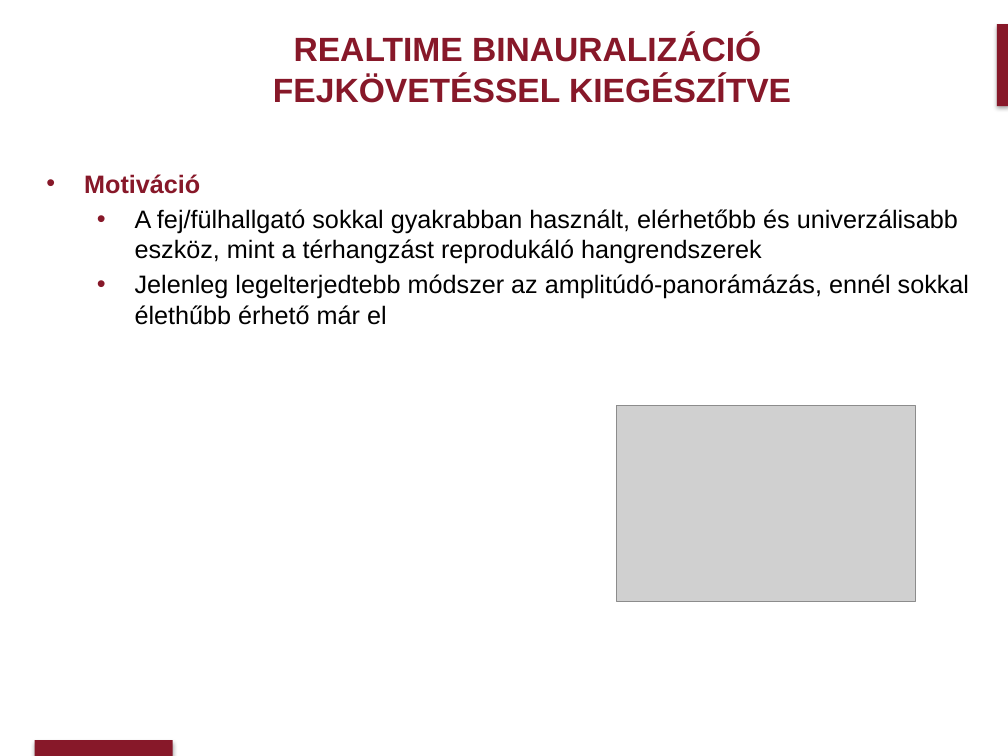
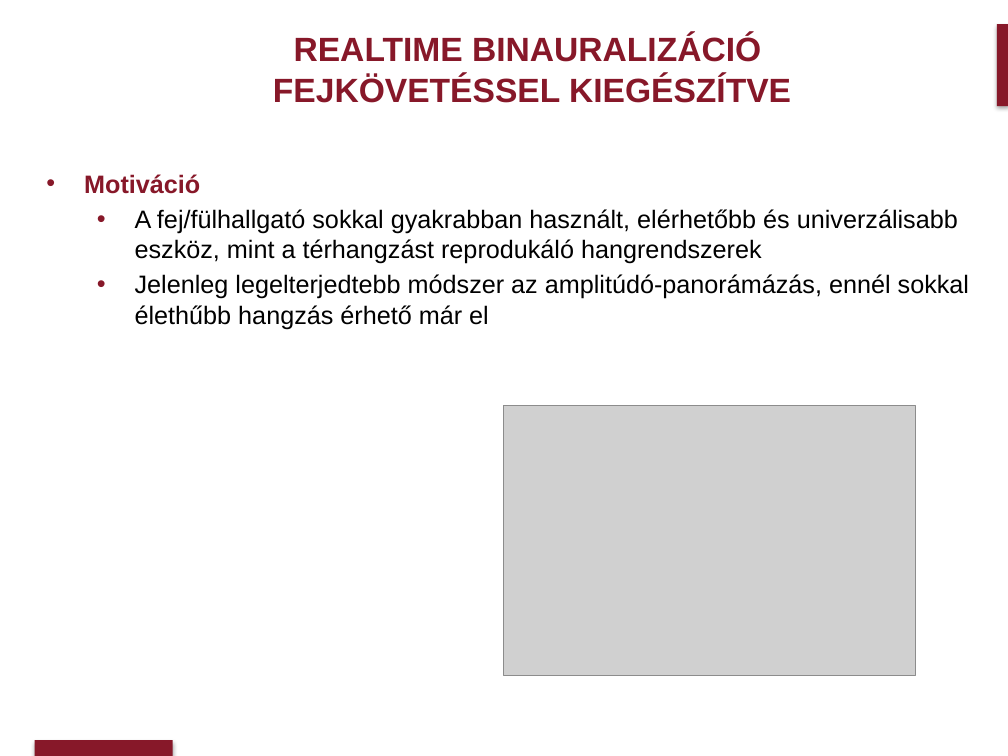
Before and after one commit to gfirtha/CSM_room_simulator, a slide deck: slide 2 of Önlab_2_prezentáció_Csepreghy_Márton.pptx. Drawn at 1008x756 pixels with LibreOffice and Linux fonts; fonts in the diff are those of the drawing; grey boxes stand for pictures; background and template pictures are left out. Boxes give left, top, right and bottom in pixels: in the first picture for what was removed or moved away, otherwise in the second. Text is boxed around its words. In the diff, an @@ line names an element or a change of style, - is before the commit and + after.

```diff
--- a/Önlab_2_prezentáció_Csepreghy_Márton.pptx
+++ b/Önlab_2_prezentáció_Csepreghy_Márton.pptx
@@ text at [135, 274, 969, 329]: text changed @@
-  • Jelenleg legelterjedtebb módszer az amplitúdó-panorámázás, ennél sokkal élethűbb érhető már el
+  • Jelenleg legelterjedtebb módszer az amplitúdó-panorámázás, ennél sokkal élethűbb hangzás érhető már el
@@ picture: place and size @@
-picture at [617, 405, 915, 602]
+picture at [504, 405, 915, 676]
```
Also in this commit, not shown: 1 other slide changed, 1 slide added.
